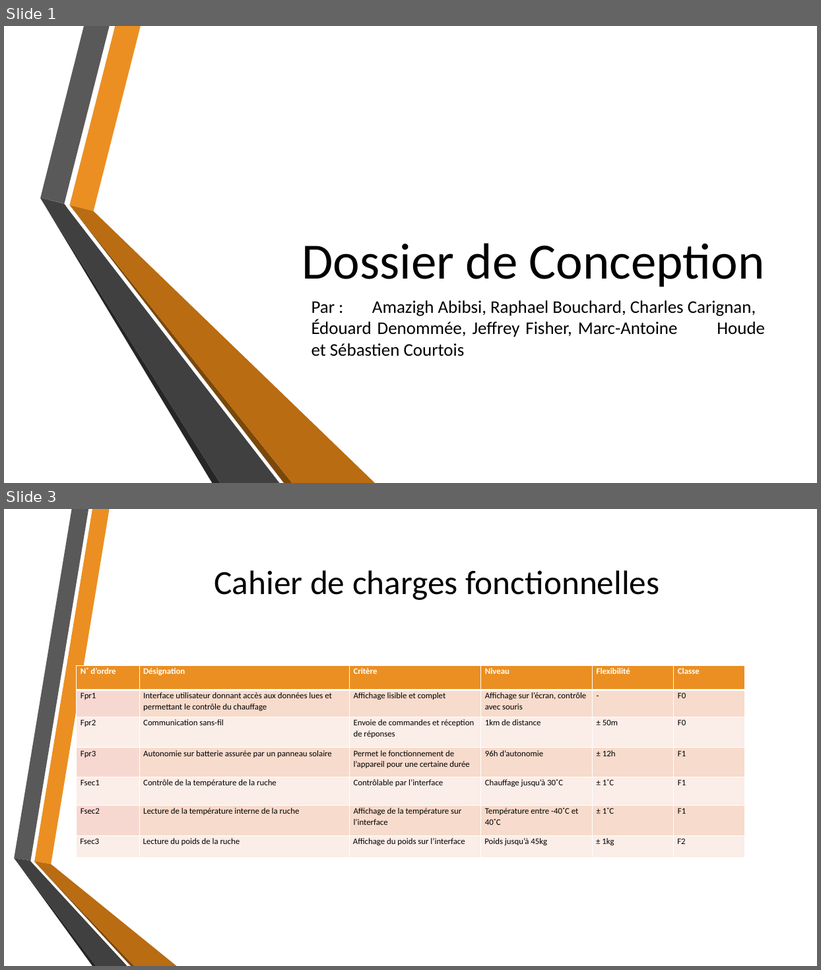
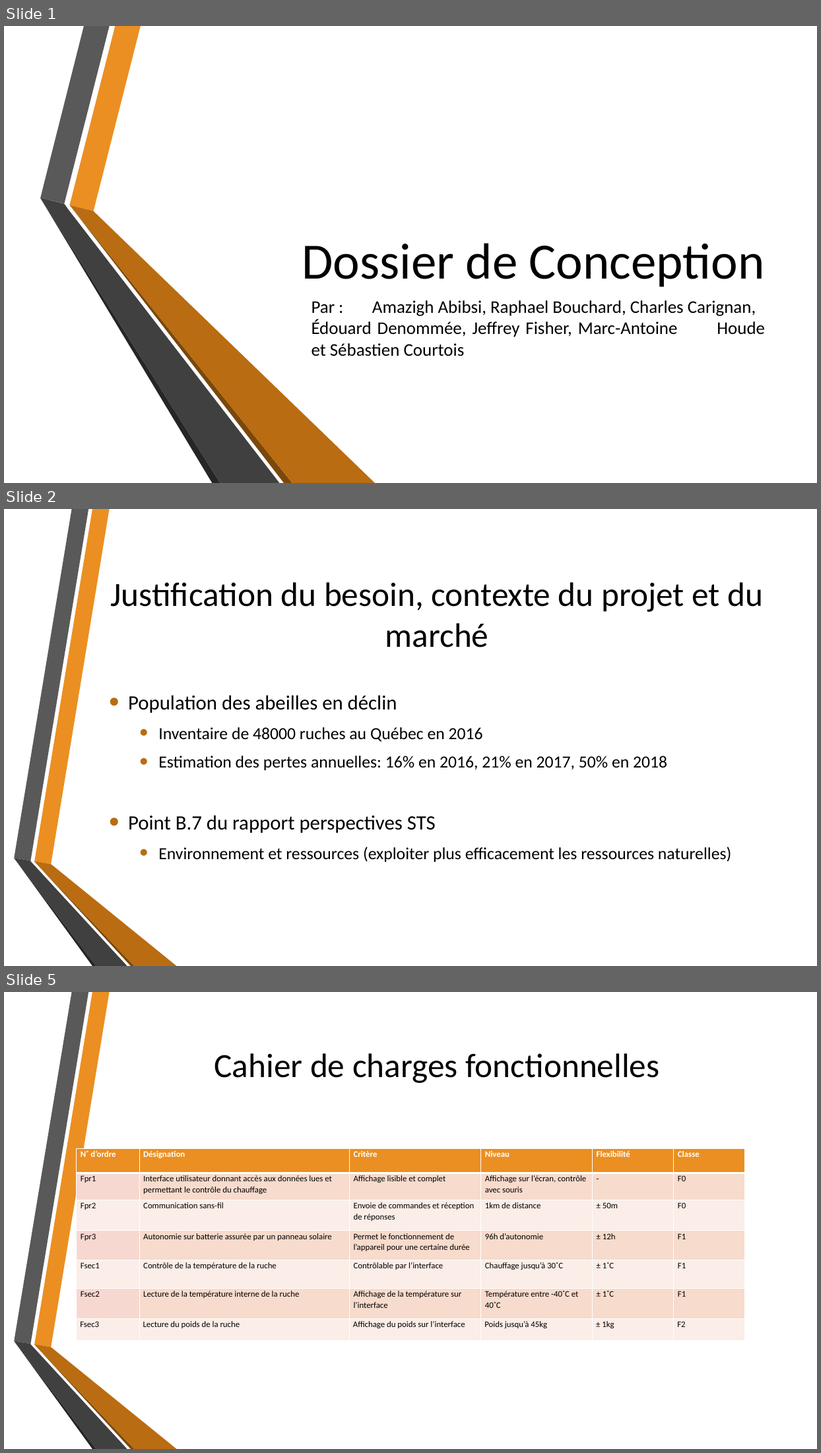
Before and after one commit to fisj2002/Projet_S6_Documentation, a slide deck: Dossier de Conception.pptx. Shown one above the other, each under a label of ours: slides 1 and 3 before the commit, slides 1, 2 and 5 after it; the slides between them are not shown. The pictures are 821x970 and 821x1453 pixels, drawn with LibreOffice and Linux fonts; fonts in the diff are those of the drawing; background and template pictures are left out. Boxes give left, top, right and bottom in pixels: in the first picture for what was removed or moved away, otherwise in the second. Text is boxed around its words. In the diff, an @@ line names an element or a change of style, - is before the commit and + after.

Commit message:
PT-25 Ajout de la section mise en contexte

```diff
--- a/Dossier de Conception.pptx
+++ b/Dossier de Conception.pptx
@@ slide 2 added at (4, 509, 817, 966), background picture (left out); not listed: 6 template elements that a slide beside it also shows @@
@@ title added at (111, 582, 764, 648), 40 pt, text #000000 @@
+Justification du besoin, contexte du projet et du marché
@@ text added at (128, 695, 731, 862), 20 pt, text #000000 @@
+• Population des abeilles en déclin
+  • Inventaire de 48000 ruches au Québec en 2016
+  • Estimation des pertes annuelles: 16% en 2016, 21% en 2017, 50% en 2018
+• Point B.7 du rapport perspectives STS
+  • Environnement et ressources (exploiter plus efficacement les ressources naturelles)
@@ what was slide 3 is now slide 5 @@
```
Also in this commit, not shown: 1 slide changed, 1 other slide added.
